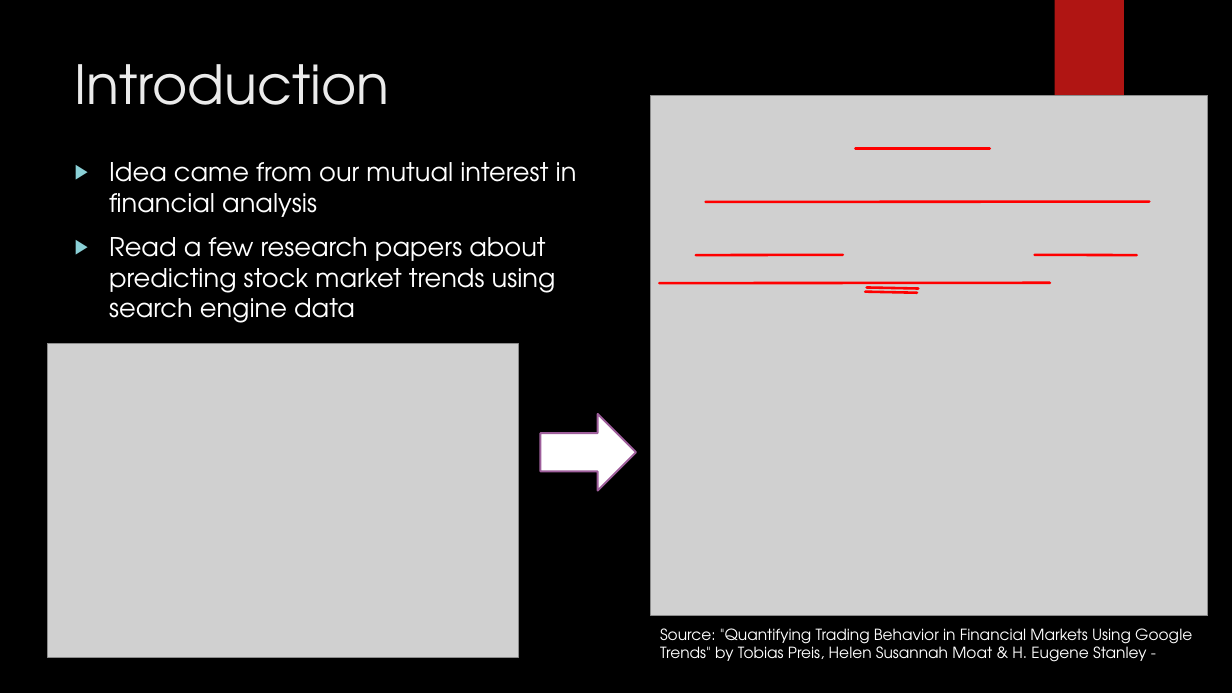
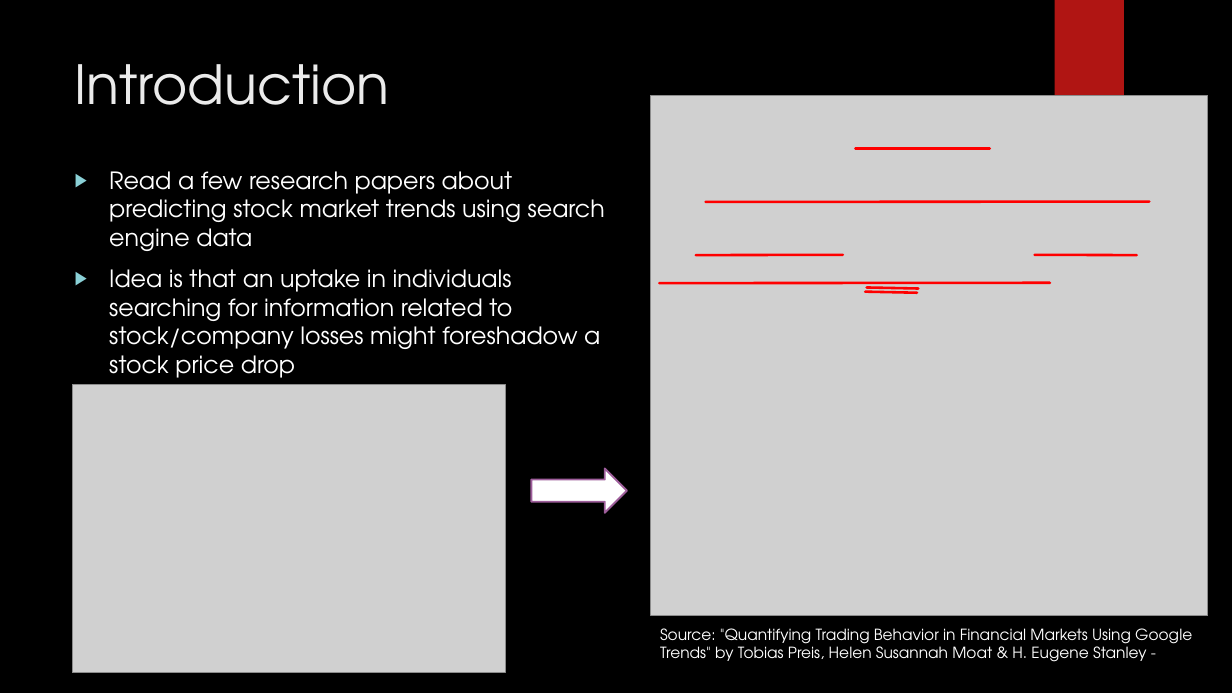
Before and after one commit to matthewebates/financial_data_analysis, a slide deck: slide 2 of Financial Data Analysis.pptx. Drawn at 1232x693 pixels with LibreOffice and Linux fonts; fonts in the diff are those of the drawing; grey boxes stand for pictures; background and template pictures are left out. Boxes give left, top, right and bottom in pixels: in the first picture for what was removed or moved away, otherwise in the second. Text is boxed around its words. In the diff, an @@ line names an element or a change of style, - is before the commit and + after.

```diff
--- a/Financial Data Analysis.pptx
+++ b/Financial Data Analysis.pptx
@@ text "Read a few research papers ...": place and size @@
-text "Read a few research papers ..." at (109,162,577,323)
+text "Read a few research papers ..." at (109,171,605,378)
@@ text at (109,162,577,217): paragraph removed @@
-▶ Idea came from our mutual interest in financial analysis
@@ text at (109,171,605,251): size 20 to 18.5 pt in "Read a few research papers about predicting ..." @@
@@ text at (109,269,600,378): paragraph added @@
+▶ Idea is that an uptake in individuals searching for information related to stock/company losses might foreshadow a stock price drop
@@ picture: place and size @@
-picture at (47,344,518,657)
+picture at (72,384,506,673)
@@ right arrow: place and size @@
-right arrow at (541,414,636,491)
+right arrow at (531,469,627,513)
```
Also in this commit, not shown: 5 other slides changed, 3 slides added, 1 slide removed.
